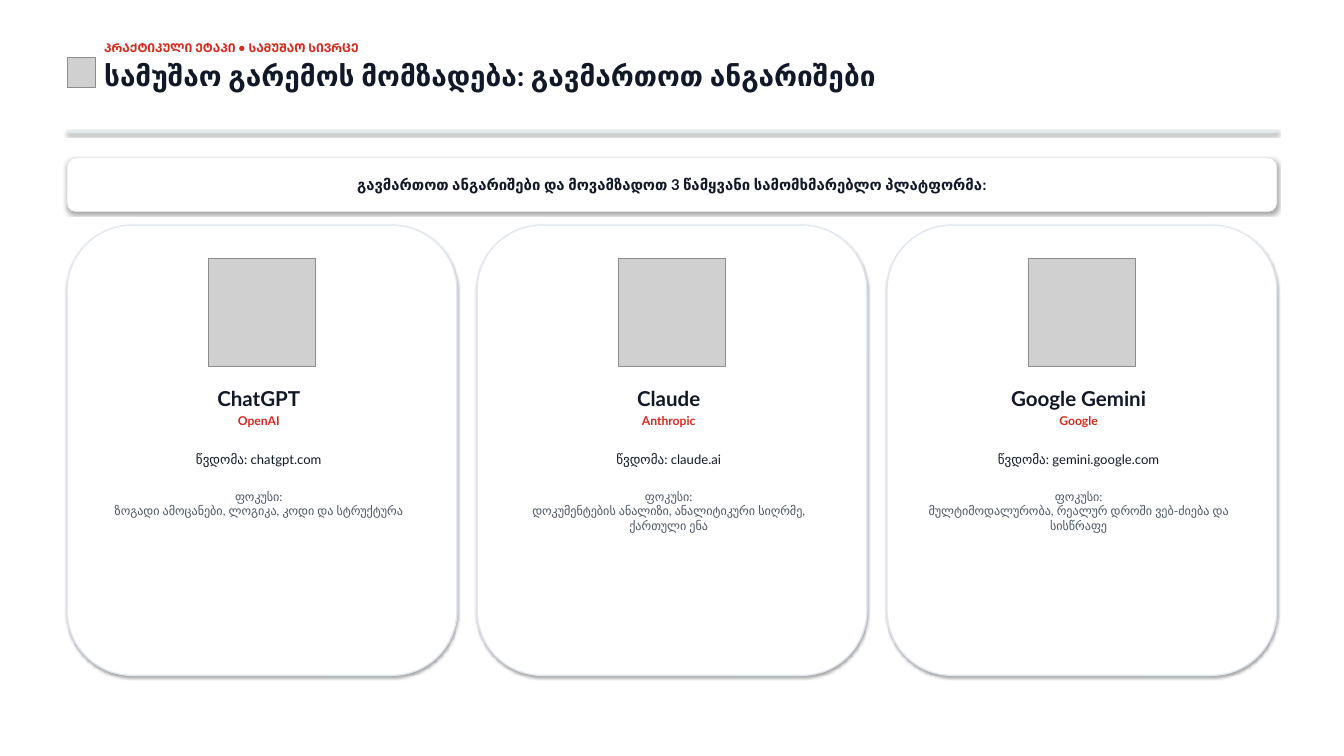
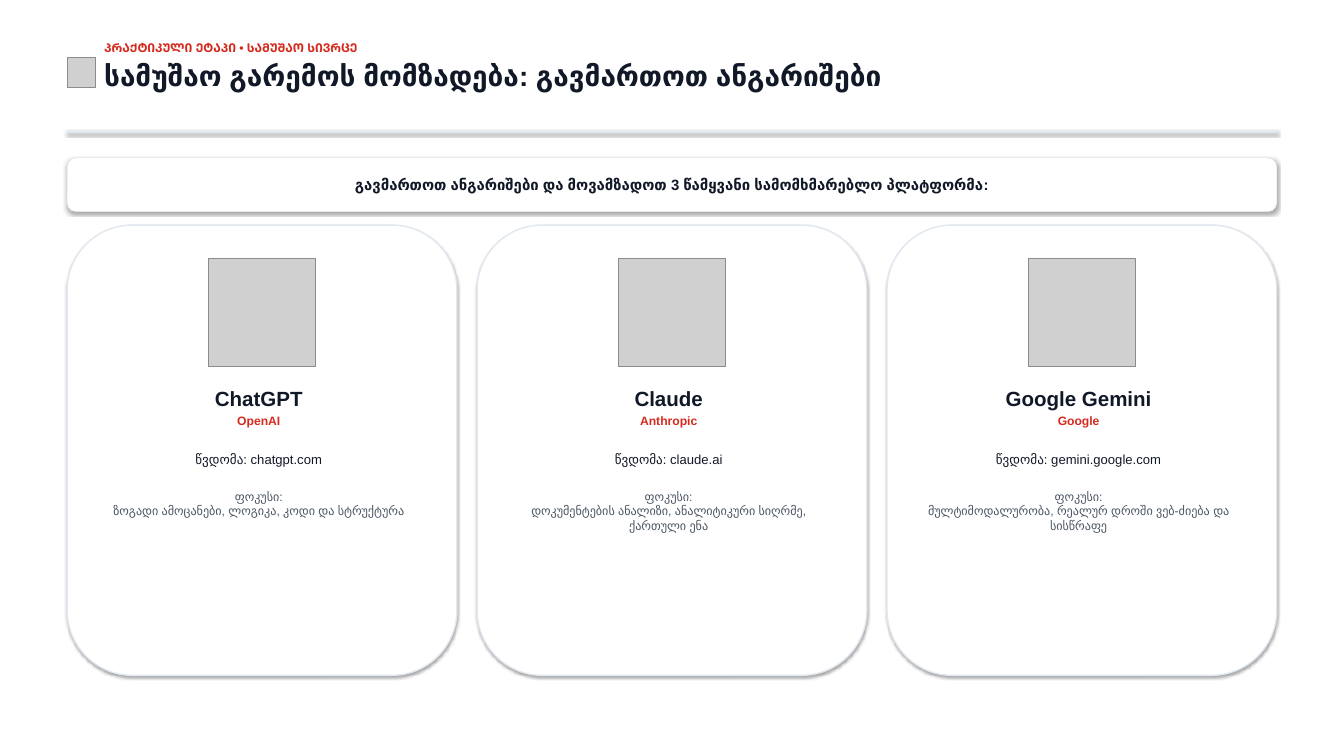
Before and after one commit to ShotaMart/skillwill-ai-curriculum, a slide deck: slide 7 of Skillwill_მოდული5_ლექცია1_პრეზენტაცია_ნიმუში.pptx. Drawn at 1344x756 pixels with LibreOffice and Linux fonts; fonts in the diff are those of the drawing; grey boxes stand for pictures. Boxes give left, top, right and bottom in pixels: in the first picture for what was removed or moved away, otherwise in the second. Text is boxed around its words. In the diff, an @@ line names an element or a change of style, - is before the commit and + after.

Commit message:
fix(logos, fonts): extract pure square 512x512 icons eliminating all distortion, apply Arial font uniformly to all slides, and update Drive files

```diff
--- a/Skillwill_მოდული5_ლექცია1_პრეზენტაცია_ნიმუში.pptx
+++ b/Skillwill_მოდული5_ლექცია1_პრეზენტაცია_ნიმუში.pptx
@@ font Lato to Arial in 5 elements at (x1=104, y1=43, x2=882, y2=93), (x1=67, y1=158, x2=1277, y2=212), (x1=113, y1=391, x2=404, y2=518), (x1=531, y1=391, x2=803, y2=533), (x1=928, y1=391, x2=1229, y2=533) @@
```
Also in this commit, not shown: 8 other slides changed, 18 other files.
